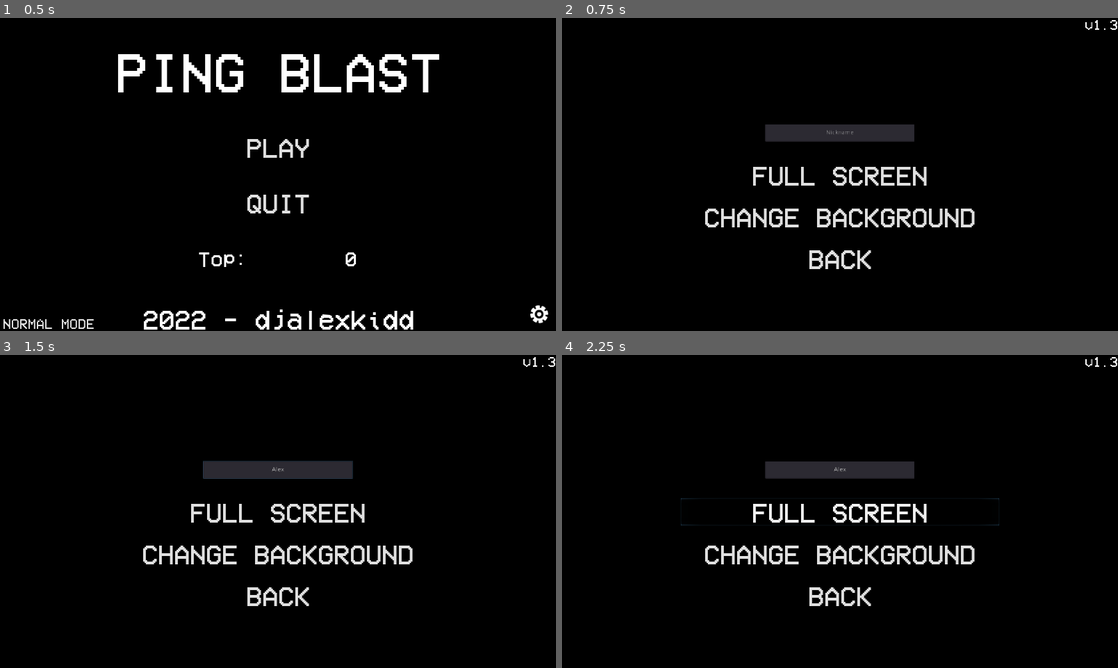
Above: before the commit, frames 1-4 (two rows, left to right).
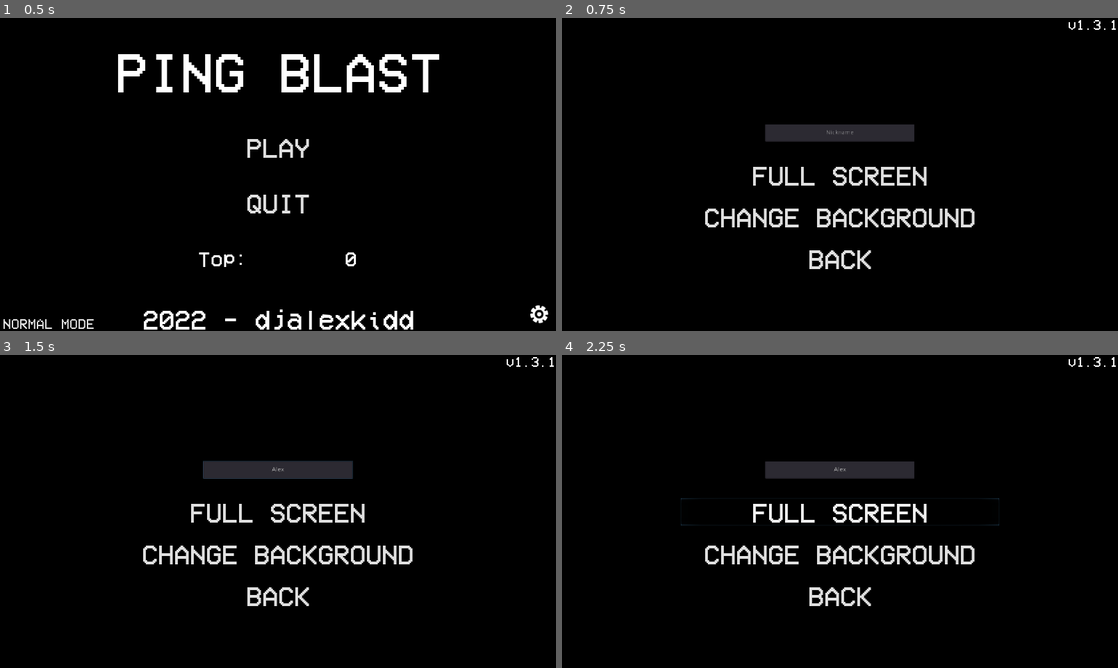
Above: after the commit, the same moments.

Repository: djalexkidd/ping-blast
Game: Godot game, scene res://scenes/MainMenu.tscn
Two runs of this game, one before a commit and one after it. Both use one fixed random seed, a clock stepped at 60 frames per second and the inputs below.
Inputs (mouse positions are in pixels of both pictures, inside the frame that each line leads up to):
- Up to frame 1 (0.5 s): no input
- Up to frame 2 (0.75 s): click (1101, 312) at 0.5 s
- Up to frame 3 (1.5 s): click (278, 470) at 1.27 s; type "Alex" at 1.35 s
- Up to frame 4 (2.25 s): click "FULL SCREEN" at 2 s

Frame 1 is identical in both runs. In frame 2, less than 0.1% of the frame differs, in the area x 91-100%, y 0-4%; in frame 3, less than 0.1%; in frame 4, less than 0.1%.

Commit message:
Android: Pause when back button is pressed

Diff:
--- a/project.godot
+++ b/project.godot
@@ -15,6 +15,7 @@
 boot_splash/image="res://assets/splash.png"
 boot_splash/use_filter=false
 config/icon="res://icon.png"
+config/quit_on_go_back=false
 
 [autoload]
 
--- a/scenes/Settings.tscn
+++ b/scenes/Settings.tscn
@@ -110,7 +110,7 @@
 margin_left = -131.0
 margin_bottom = 29.0
 custom_fonts/font = SubResource( 2 )
-text = "v1.3"
+text = "v1.3.1"
 align = 2
 
 [connection signal="text_changed" from="NickNameEdit" to="NickNameEdit" method="name_apply"]
--- a/scripts/HUD.gd
+++ b/scripts/HUD.gd
@@ -45,3 +45,16 @@
 
 func _on_BonusTimer_timeout():
 	$ProgressBar.hide()
+
+func _notification(what: int) -> void:
+	match what:
+		MainLoop.NOTIFICATION_WM_GO_BACK_REQUEST:
+			# Handle Android back button
+			handle_back_button()
+
+func handle_back_button():
+	get_tree().paused = !get_tree().paused
+	if get_tree().paused:
+		$Sprite.show()
+	else:
+		$Sprite.hide()
